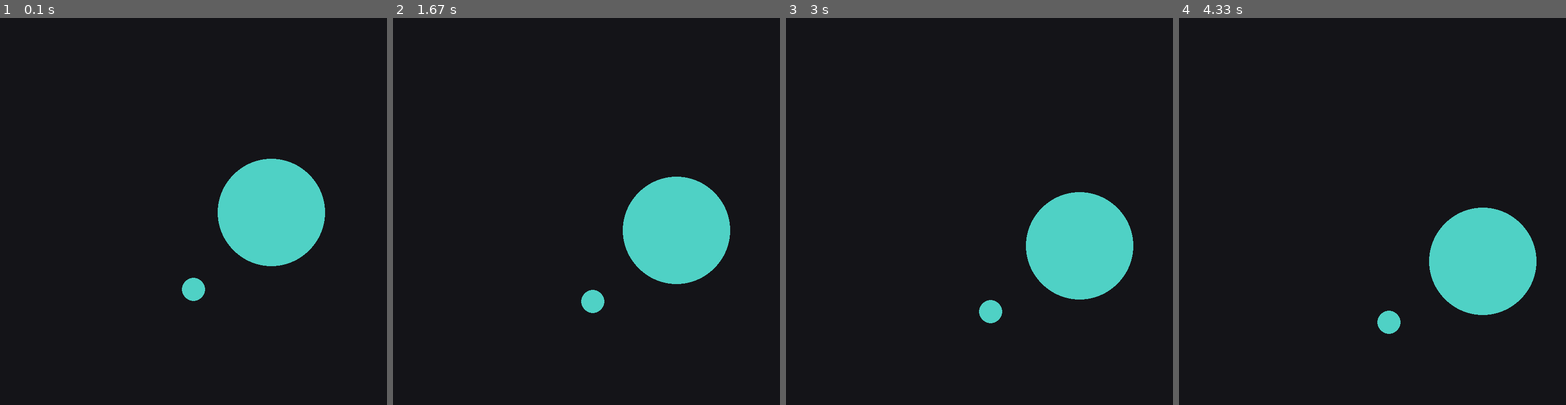
Above: before the commit, frames 1-4 (left to right).
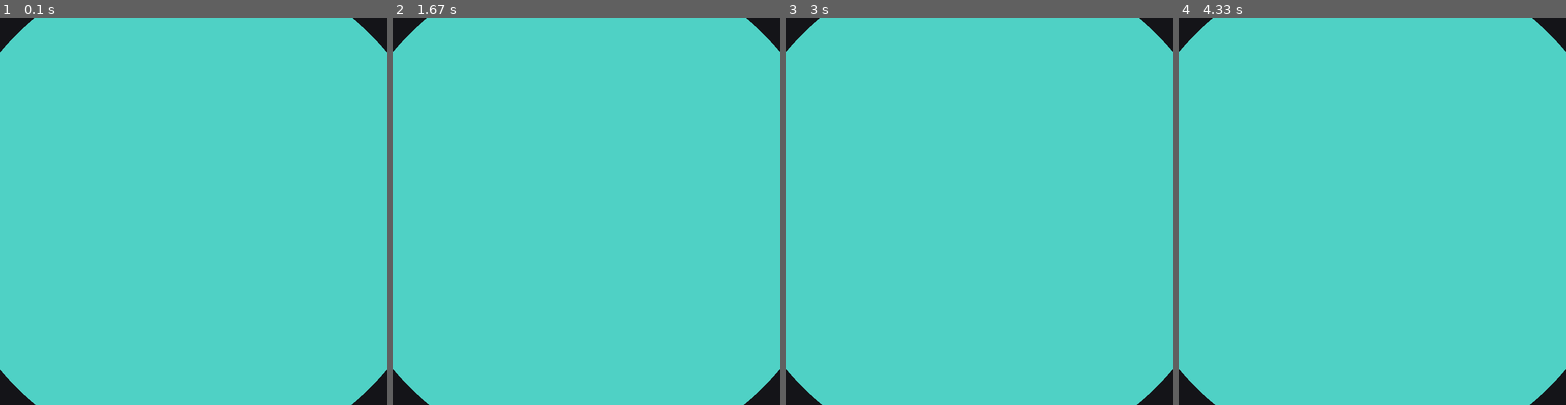
Above: after the commit, the same moments.

Repository: MatevzVidovic/pygame_renderer
Game: pygame game, started from src/3_n_body_problem/main.py
Same seed, same stepped clock (60 frames per second), same inputs: the game is played once before the commit and once after it.
Inputs:
- Up to frame 1 (0.1 s): no input
- Up to frame 2 (1.67 s): no input
- Up to frame 3 (3 s): no input
- Up to frame 4 (4.33 s): no input

The runs differ from the first frame. In frame 1, 92% of the frame differs, in the area x 0-100%, y 0-100%; in frame 2, 92%; in frame 3, 92%; in frame 4, 92%.

Commit message:
Naive n-body problem done

Diff:
--- a/src/3_n_body_problem/main.py
+++ b/src/3_n_body_problem/main.py
@@ -5,29 +5,34 @@
 from core.renderer import Elipse, ObjectTree, Rect, Splat, VisualProgram, main
 
 
+# NUM_OF_BALLS = 5
+BALL_RADIUS_FACTOR = 0.03
+# VISUAL_SCALING_AID = lambda m: 1 / np.log(m + 1) # doesnt work - makes large objects smaller than small objects
+VISUAL_SCALING_AID = lambda m: 1 - np.e ** (-m)
+# VISUAL_SCALING_AID = lambda m: 1
+FPS = 12
+
 SCREEN_SIZE = 800
-BALL_RADIUS_FACTOR = 0.03
-FPS = 120
-# NUM_OF_BALLS = 5
+G = 0.001
 
 
 class NBodyProblem(VisualProgram):
     def __init__(self) -> None:
         self.masses = np.array(
             [
-                100,
+                10000,
                 1,
             ]
         )
         self.positions = np.array(
             [
-                [0.5, 0.7],
+                [0.5, 0.5],
                 [0.7, 0.5],
             ]
         )
         self.velocities = np.array(
             [
-                [0.03, 0.02],
+                [0.0003, 0.0002],
                 [0.02, 0.01],
             ]
         )
@@ -35,10 +40,36 @@
         # Since the planets are 3d, their volume grows with 3rd power of the radius.
         # We presume all planets to have the same density.
         # Therefore we use the 3rd root of the mass to get their radius (which we then scale with constant).
-        self.unit_coordinate_radiuses = [BALL_RADIUS_FACTOR * np.cbrt(m) for m in self.masses]
+        # But
+        # Since we want supermassive objects in the centre (like the sun or black hole),
+        # if we want the largest object to fit on screen, we would need to make the constants very small.
+        # So we need to add another scaling fn that will make very large objects reasonably smaller.
+        # So we add an fn as a parameter that will help with visual scaling.
+        # (To make that fn easier to construct, we suggest you follow the rule:
+        # the smallest object we have has mass 1).
+        self.unit_coordinate_radiuses = [BALL_RADIUS_FACTOR * np.cbrt(m) * VISUAL_SCALING_AID(m) for m in self.masses]
         self.balls = [Elipse(SCREEN_SIZE * 2 * r, (79, 209, 197)) for r in self.unit_coordinate_radiuses]
 
     def step(self) -> None:
+
+        forces = np.zeros_like(self.velocities)
+        # print("start")
+        for ix in range(len(self.masses)):
+            directions = self.positions - self.positions[ix]
+            distances = np.linalg.norm(directions, axis=1).reshape(-1, 1)
+            unit_directions = directions / distances
+            forces_on_object = (G * self.masses * self.masses[ix] / (distances**2)) * unit_directions
+            # print(f"{forces_on_object=}")
+            # forces_on_object = np.delete(forces_on_object, ix, axis=0)  # to remove the nan self-force
+            forces[ix] = np.nansum(forces_on_object, axis=0)  # skips nan vals, including the bogus self-force
+            # print(f"{directions=}")
+            # print(f"{distances=}")
+            # print(f"{unit_directions=}")
+            # print(f"{forces_on_object=}")
+        # print(forces)
+        accelerations = forces / self.masses
+        self.velocities += accelerations
+
         time_step = 1 / FPS
         self.positions += self.velocities * time_step
 
